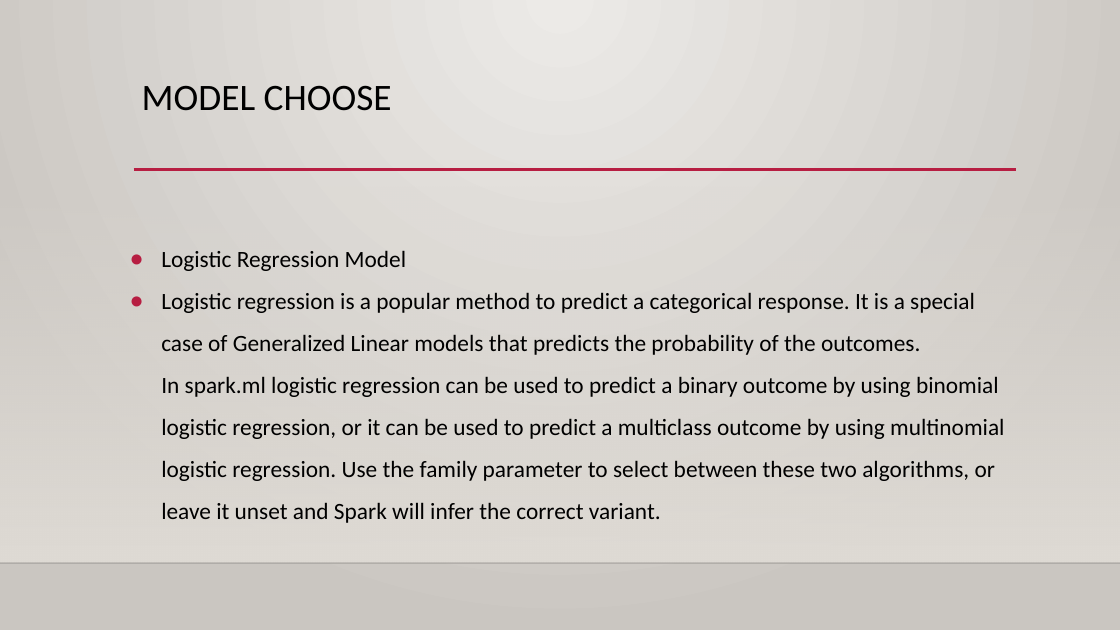
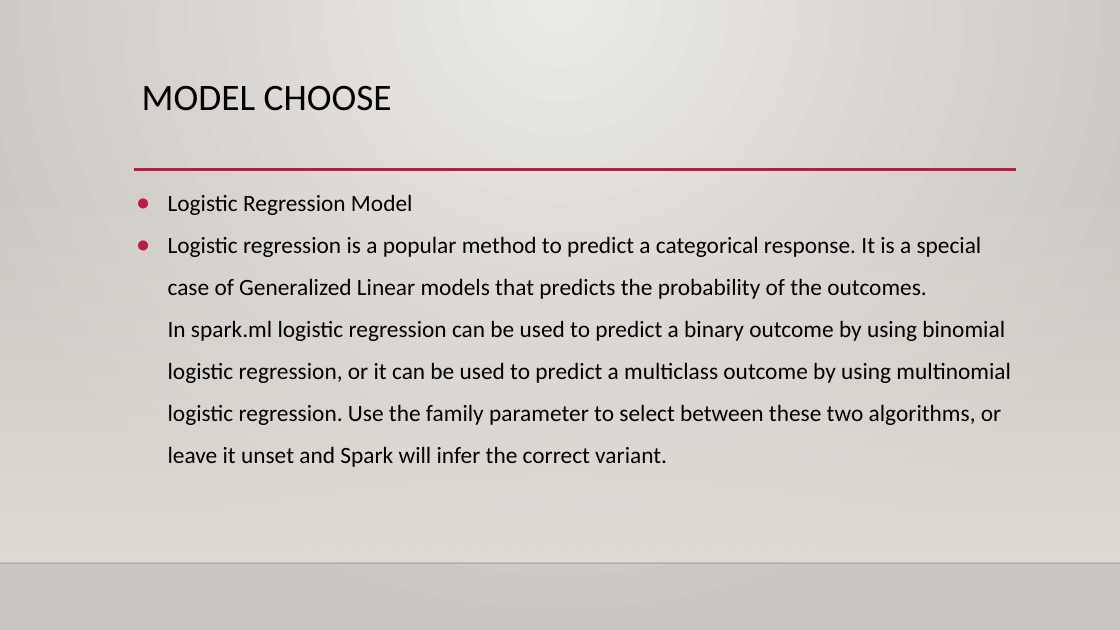
Before and after one commit to MAQI-SHI/CSYE-7200-Final-Project-Team-6, a slide deck: slide 14 of finalPresentation.pptx. Drawn at 1120x630 pixels with LibreOffice and Linux fonts; fonts in the diff are those of the drawing; background and template pictures are left out. Boxes give left, top, right and bottom in pixels: in the first picture for what was removed or moved away, otherwise in the second. Text is boxed around its words. In the diff, an @@ line names an element or a change of style, - is before the commit and + after.

```diff
--- a/finalPresentation.pptx
+++ b/finalPresentation.pptx
@@ text "Logistic Regression Model" moved from (x1=161, y1=250, x2=1004, y2=523) to (x1=168, y1=194, x2=1010, y2=467) @@
```
Also in this commit, not shown: 2 other slides changed.
